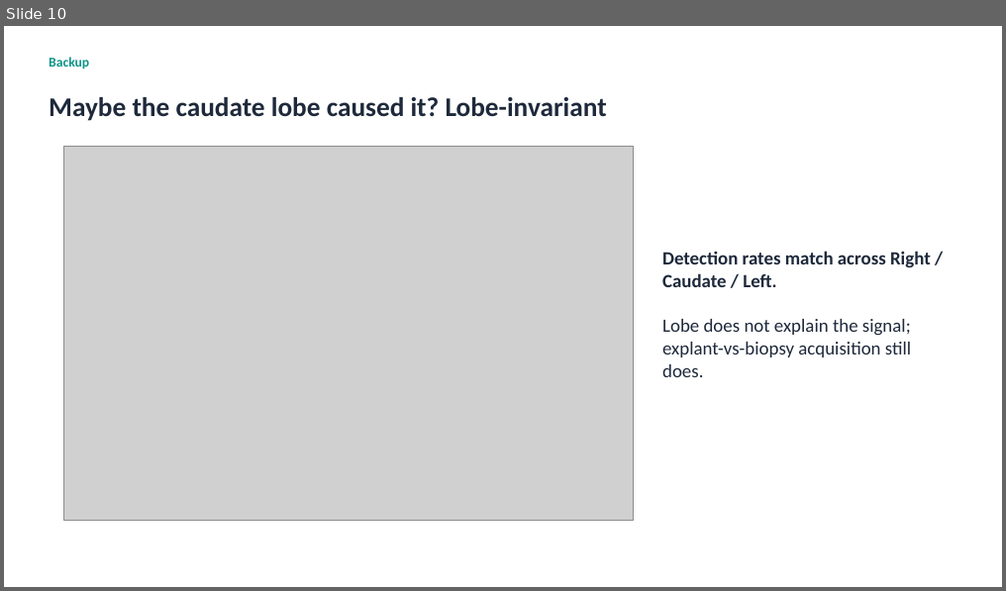
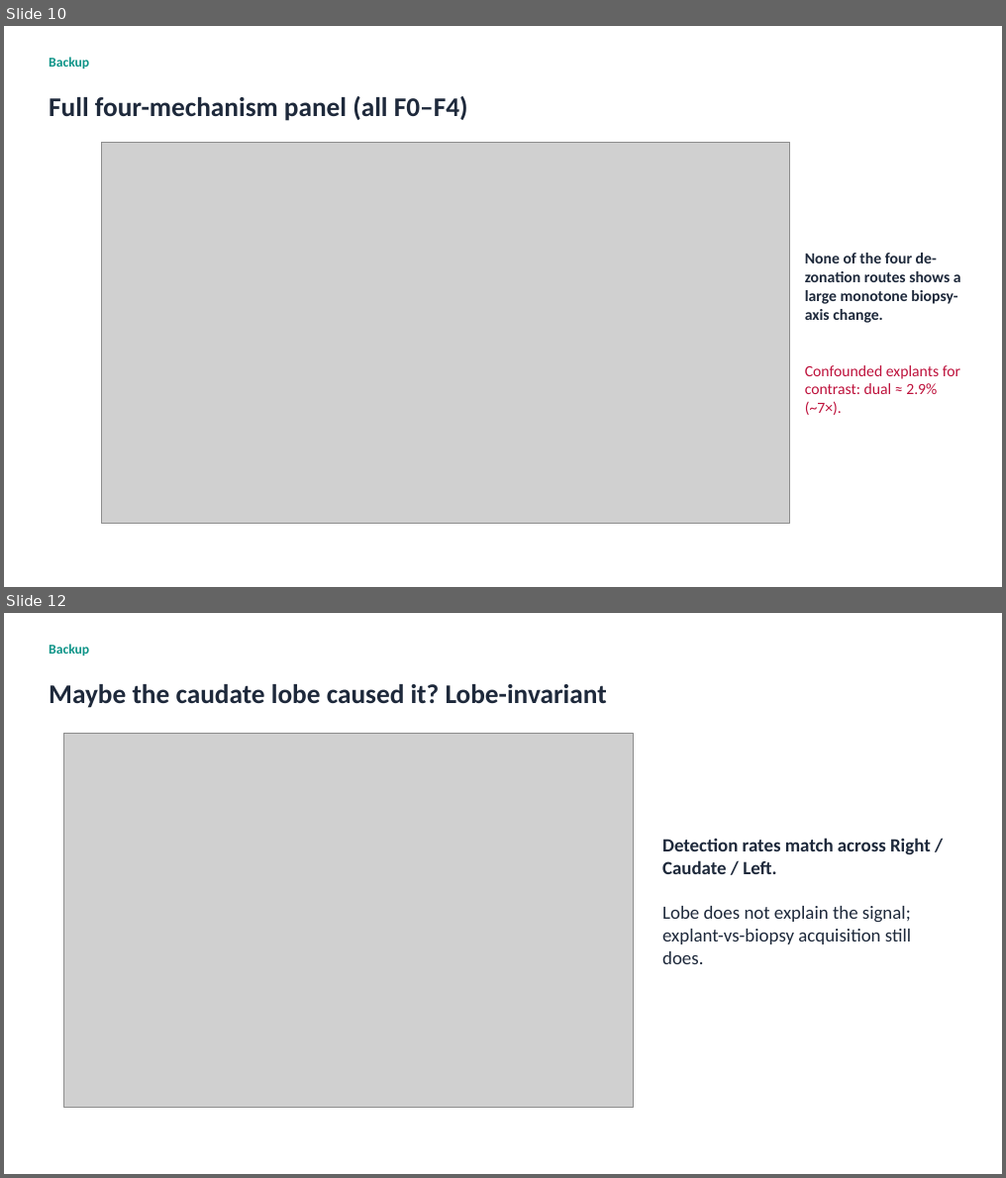
Before and after one commit to roeetekoah/liver-zonation, a slide deck: reports/deck/MASLD_zonation_reanalysis_8min.pptx. Shown one above the other, each under a label of ours: slide 10 before the commit, slides 10 and 12 after it; the slides between them are not shown. The pictures are 1006x591 and 1006x1178 pixels, drawn with LibreOffice and Linux fonts; fonts in the diff are those of the drawing; grey boxes stand for pictures. Boxes give left, top, right and bottom in pixels: in the first picture for what was removed or moved away, otherwise in the second. Text is boxed around its words. In the diff, an @@ line names an element or a change of style, - is before the commit and + after.

```diff
--- a/reports/deck/MASLD_zonation_reanalysis_8min.pptx
+++ b/reports/deck/MASLD_zonation_reanalysis_8min.pptx
@@ slide 10 added at [4, 26, 1002, 587], background #FFFFFF @@
@@ text added at [49, 57, 89, 69], 13 pt, text #0D9488, bold @@
+Backup
@@ text added at [49, 96, 468, 121], 26 pt, text #1E293B, bold @@
+Full four-mechanism panel (all F0–F4)
@@ picture added at [101, 142, 790, 524] @@
@@ text added at [805, 253, 961, 415], 15 pt, text #1E293B, bold @@
+None of the four de-zonation routes shows a large monotone biopsy-axis change.
+Confounded explants for contrast: dual ≈ 2.9% (~7×).
@@ what was slide 10 is now slide 12 @@
```
Also in this commit, not shown: 11 slides changed, 1 other slide added, 4 other files.
